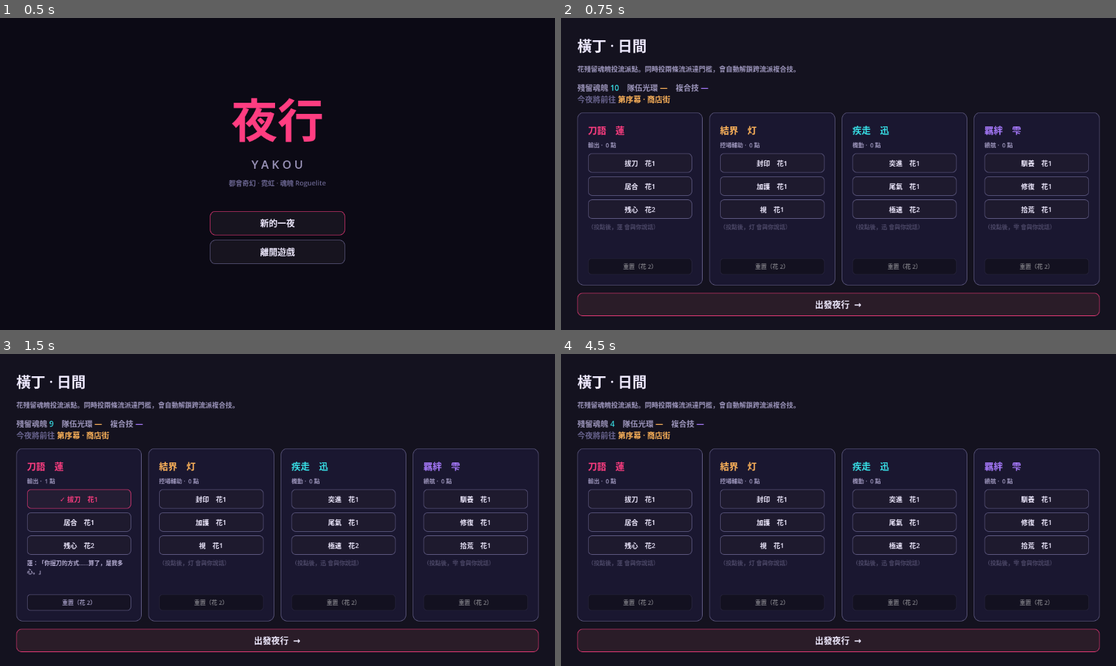
Above: before the commit, frames 1-4 (two rows, left to right).
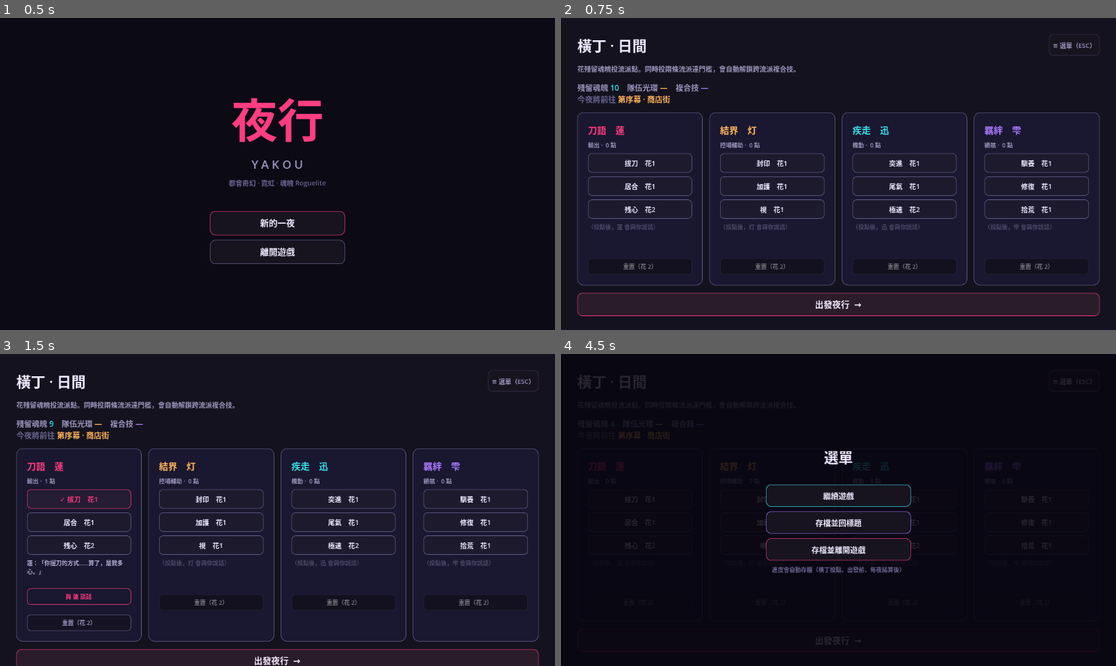
Above: after the commit, the same moments.

Repository: Tony9042/yakou_game
Game: Godot game, scene res://title.tscn
The game is run twice, just before and just after one commit, with the same random seed, the same clock (stepped at 60 frames per second) and the same inputs.
Inputs (mouse positions are in pixels of both pictures, inside the frame that each line leads up to):
- Up to frame 1 (0.5 s): no input
- Up to frame 2 (0.75 s): click "新的一夜" at 0.5 s
- Up to frame 3 (1.5 s): click "拔刀 花1" at 1.25 s
- Up to frame 4 (4.5 s): click "居合 花1" at 2 s; click "残心 花2" at 2.75 s; click "重置（花 2）" at 3.5 s; click (1071, 382) at 4.25 s, where only the run after the commit has a clickable "≡ 選單（ESC）"

Frame 1 is identical in both runs. In frame 2, 0.1% of the frame differs, in the area x 87-97%, y 5-13%; in frame 3, 2.2%; in frame 4, 52%, in the area x 2-98%, y 6-96%.

Commit message:
對話演出可跳過，新增系統選單（可暫停戰鬥）
對話演出：
- ESC 整段跳過、對話框加「跳過」按鈕
- 同一幕進場只演一次（seen_acts 記錄並存檔），死亡重跑不重播

系統選單 system_menu.gd/.tscn：
- ESC 或右上「≡ 選單」開啟，PROCESS_MODE_ALWAYS + tree.paused 暫停整棵樹，
  戰鬥中亦可安全叫出
- 繼續／存檔回標題／存檔離開；夜行中（非戰鬥）另有「放棄今夜」＝視為戰死
- 橫丁與夜行標題列加入選單按鈕

實機驗證：三處 ESC、戰鬥暫停、放棄今夜、存檔回標題/離開皆正常。

Co-Authored-By: Claude Opus 4.8 <noreply@anthropic.com>

Diff:
--- /dev/null
+++ b/dialogue.gd
@@ -0,0 +1,237 @@
+extends Control
+## 對話演出 —— 左右立繪位置＋逐字顯示＋點擊推進。
+## 用於導師對話（§5.5）、幕次進場與守夜人揭示（§5.2 / §5.4）。
+##
+## 用法：
+##   var d = load("res://dialogue.tscn").instantiate()
+##   add_child(d)
+##   d.finished.connect(_on_done)
+##   d.play([{ "name": "雫", "kanji": "雫", "color": Color("a97bff"),
+##             "side": "left", "text": "……" }])
+## name 留空 = 旁白模式（無立繪，文字置中）。
+
+signal finished
+
+const INK := Color("efeaff")
+const MUTED := Color("9c95bb")
+const FAINT := Color("6a6590")
+const CHARS_PER_SEC := 46.0
+
+var _lines: Array = []
+var _idx := -1
+var _typed := 0.0
+var _typing := false
+
+var _backdrop: ColorRect
+var _portrait: PanelContainer
+var _kanji: Label
+var _name: Label
+var _text: RichTextLabel
+var _hint: Label
+var _box: PanelContainer
+var _row: HBoxContainer
+var _spacer_l: Control
+var _spacer_r: Control
+
+
+func _ready() -> void:
+	set_anchors_preset(Control.PRESET_FULL_RECT)
+	mouse_filter = Control.MOUSE_FILTER_STOP
+	_build()
+	set_process(false)
+
+
+func _build() -> void:
+	_backdrop = ColorRect.new()
+	_backdrop.color = Color(0.03, 0.02, 0.06, 0.82)
+	_backdrop.set_anchors_preset(Control.PRESET_FULL_RECT)
+	_backdrop.mouse_filter = Control.MOUSE_FILTER_IGNORE
+	add_child(_backdrop)
+
+	var margin := MarginContainer.new()
+	margin.set_anchors_preset(Control.PRESET_FULL_RECT)
+	for s in ["left", "right", "top", "bottom"]:
+		margin.add_theme_constant_override("margin_" + s, 40)
+	margin.mouse_filter = Control.MOUSE_FILTER_IGNORE
+	add_child(margin)
+
+	var col := VBoxContainer.new()
+	col.add_theme_constant_override("separation", 14)
+	col.mouse_filter = Control.MOUSE_FILTER_IGNORE
+	margin.add_child(col)
+
+	# 立繪列：用左右兩個彈性空白決定立繪靠左或靠右
+	_row = HBoxContainer.new()
+	_row.size_flags_vertical = Control.SIZE_EXPAND_FILL
+	_row.alignment = BoxContainer.ALIGNMENT_BEGIN
+	_row.mouse_filter = Control.MOUSE_FILTER_IGNORE
+	col.add_child(_row)
+
+	_spacer_l = Control.new()
+	_spacer_l.mouse_filter = Control.MOUSE_FILTER_IGNORE
+	_row.add_child(_spacer_l)
+
+	_portrait = PanelContainer.new()
+	_portrait.custom_minimum_size = Vector2(210, 260)
+	_portrait.size_flags_vertical = Control.SIZE_SHRINK_END
+	_row.add_child(_portrait)
+	var pv := VBoxContainer.new()
+	pv.alignment = BoxContainer.ALIGNMENT_CENTER
+	_portrait.add_child(pv)
+	_kanji = Label.new()
+	_kanji.horizontal_alignment = HORIZONTAL_ALIGNMENT_CENTER
+	_kanji.add_theme_font_size_override("font_size", 104)
+	pv.add_child(_kanji)
+
+	_spacer_r = Control.new()
+	_spacer_r.mouse_filter = Control.MOUSE_FILTER_IGNORE
+	_row.add_child(_spacer_r)
+
+	# 對話框
+	_box = PanelContainer.new()
+	col.add_child(_box)
+	var bm := MarginContainer.new()
+	for s in ["left", "right", "top", "bottom"]:
+		bm.add_theme_constant_override("margin_" + s, 22)
+	_box.add_child(bm)
+	var bv := VBoxContainer.new()
+	bv.add_theme_constant_override("separation", 8)
+	bm.add_child(bv)
+
+	_name = Label.new()
+	_name.add_theme_font_size_override("font_size", 19)
+	bv.add_child(_name)
+
+	_text = RichTextLabel.new()
+	_text.bbcode_enabled = true
+	_text.fit_content = false
+	_text.scroll_active = false
+	_text.custom_minimum_size = Vector2(0, 96)
+	_text.add_theme_font_size_override("normal_font_size", 17)
+	_text.add_theme_color_override("default_color", INK)
+	bv.add_child(_text)
+
+	var foot := HBoxContainer.new()
+	bv.add_child(foot)
+
+	_hint = Label.new()
+	_hint.text = "點擊或按空白鍵繼續 ▾"
+	_hint.add_theme_font_size_override("font_size", 12)
+	_hint.add_theme_color_override("font_color", FAINT)
+	_hint.size_flags_horizontal = Control.SIZE_EXPAND_FILL
+	foot.add_child(_hint)
+
+	var skip := Button.new()
+	skip.text = "跳過（ESC）"
+	skip.add_theme_font_size_override("font_size", 12)
+	skip.add_theme_color_override("font_color", MUTED)
+	skip.add_theme_stylebox_override("normal", _sb(Color("1a1730"), Color("3a3352"), 1, 6))
+	skip.add_theme_stylebox_override("hover", _sb(Color("241f3c"), MUTED, 1, 6))
+	skip.pressed.connect(_close)
+	foot.add_child(skip)
+
+
+func play(lines: Array) -> void:
+	_lines = lines
+	_idx = -1
+	if _lines.is_empty():
+		_close()
+		return
+	_next()
+
+
+# ============================================================
+func _next() -> void:
+	_idx += 1
+	if _idx >= _lines.size():
+		_close()
+		return
+	var l: Dictionary = _lines[_idx]
+	var speaker: String = l.get("name", "")
+	var accent: Color = l.get("color", Color("ff3d81"))
+
+	if speaker == "":
+		# 旁白：不顯示立繪
+		_portrait.visible = false
+		_name.text = ""
+		_name.visible = false
+	else:
+		_portrait.visible = true
+		_name.visible = true
+		_name.text = speaker
+		_name.add_theme_color_override("font_color", accent)
+		_kanji.text = l.get("kanji", speaker.substr(0, 1))
+		_kanji.add_theme_color_override("font_color", accent)
+		_portrait.add_theme_stylebox_override("panel",
+			_sb(Color(accent.r * 0.18, accent.g * 0.16, accent.b * 0.22, 0.95), accent, 2, 14))
+		# 左右站位
+		var on_left: bool = String(l.get("side", "left")) == "left"
+		_spacer_l.size_flags_horizontal = 0 if on_left else Control.SIZE_EXPAND_FILL
+		_spacer_r.size_flags_horizontal = Control.SIZE_EXPAND_FILL if on_left else 0
+
+	_box.add_theme_stylebox_override("panel",
+		_sb(Color("14111f"), accent if speaker != "" else Color("3a3352"), 2, 14))
+
+	_text.text = "[color=#%s]%s[/color]" % [
+		INK.to_html(false) if speaker != "" else "c9c1e6", l.get("text", "")
+	]
+	_text.visible_characters = 0
+	_typed = 0.0
+	_typing = true
+	_hint.visible = false
+	set_process(true)
+
+
+func _process(delta: float) -> void:
+	if not _typing:
+		return
+	_typed += delta * CHARS_PER_SEC
+	_text.visible_characters = int(_typed)
+	if _text.visible_ratio >= 1.0:
+		_finish_typing()
+
+
+func _finish_typing() -> void:
+	_typing = false
+	_text.visible_characters = -1
+	_hint.visible = true
+	set_process(false)
+
+
+func _advance() -> void:
+	if _typing:
+		_finish_typing()       # 第一次點擊：立刻顯示完整句子
+	else:
+		_next()
+
+
+func _gui_input(event: InputEvent) -> void:
+	if event is InputEventMouseButton and event.pressed and event.button_index == MOUSE_BUTTON_LEFT:
+		_advance()
+		accept_event()
+
+
+func _unhandled_input(event: InputEvent) -> void:
+	if event is InputEventKey and event.pressed and not event.echo:
+		if event.keycode == KEY_ESCAPE:
+			_close()                       # ESC：整段跳過
+			get_viewport().set_input_as_handled()
+		elif event.keycode == KEY_SPACE or event.keycode == KEY_ENTER:
+			_advance()
+			get_viewport().set_input_as_handled()
+
+
+func _close() -> void:
+	set_process(false)
+	finished.emit()
+	queue_free()
+
+
+func _sb(bg: Color, border: Color, width: int, radius: int) -> StyleBoxFlat:
+	var s := StyleBoxFlat.new()
+	s.bg_color = bg
+	s.border_color = border
+	s.set_border_width_all(width)
+	s.set_corner_radius_all(radius)
+	s.set_content_margin_all(8)
+	return s
--- /dev/null
+++ b/dialogue.tscn
@@ -0,0 +1,10 @@
+[gd_scene load_steps=2 format=3]
+
+[ext_resource type="Script" path="res://dialogue.gd" id="1_dlg"]
+
+[node name="Dialogue" type="Control"]
+layout_mode = 3
+anchors_preset = 15
+anchor_right = 1.0
+anchor_bottom = 1.0
+script = ExtResource("1_dlg")
--- a/hall.gd
+++ b/hall.gd
@@ -55,11 +55,24 @@
 	col.add_theme_constant_override("separation", 16)
 	margin.add_child(col)
 
+	var head := HBoxContainer.new()
+	col.add_child(head)
+
 	var title := Label.new()
 	title.text = "橫丁 · 日間"
 	title.add_theme_font_size_override("font_size", 30)
 	title.add_theme_color_override("font_color", INK)
-	col.add_child(title)
+	title.size_flags_horizontal = Control.SIZE_EXPAND_FILL
+	head.add_child(title)
+
+	var menu_btn := Button.new()
+	menu_btn.text = "≡ 選單（ESC）"
+	menu_btn.add_theme_font_size_override("font_size", 13)
+	menu_btn.add_theme_color_override("font_color", MUTED)
+	menu_btn.add_theme_stylebox_override("normal", _box(Color("17141f"), Color("3a3352"), 1, 8))
+	menu_btn.add_theme_stylebox_override("hover", _box(Color("221c30"), MUTED, 1, 8))
+	menu_btn.pressed.connect(_open_menu)
+	head.add_child(menu_btn)
 
 	var sub := Label.new()
 	sub.text = "花殘留魂魄投流派點。同時投兩條流派達門檻，會自動解鎖跨流派複合技。"
@@ -166,6 +179,16 @@
 	else:
 		quote.text = "[color=#b9b1d6]%s[/color]" % line
 	v.add_child(quote)
+
+	if StorySystem.mentor_tier(sid) > 0:
+		var talk := Button.new()
+		talk.text = "與 %s 談話" % meta.mentor
+		talk.add_theme_font_size_override("font_size", 12)
+		talk.add_theme_color_override("font_color", accent)
+		talk.add_theme_stylebox_override("normal", _box(Color("1a1730"), accent, 1, 7))
+		talk.add_theme_stylebox_override("hover", _box(Color("241f3c"), accent, 2, 7))
+		talk.pressed.connect(_on_talk.bind(sid))
+		v.add_child(talk)
 
 	# 重置
 	var sp := Control.new()
@@ -226,6 +249,27 @@
 	_refresh()
 
 
+func _unhandled_input(event: InputEvent) -> void:
+	if event is InputEventKey and event.pressed and not event.echo and event.keycode == KEY_ESCAPE:
+		_open_menu()
+		get_viewport().set_input_as_handled()
+
+
+func _open_menu() -> void:
+	if get_tree().paused:
+		return
+	add_child(load("res://system_menu.tscn").instantiate())
+
+
+func _on_talk(sid: String) -> void:
+	var lines: Array = StorySystem.mentor_dialogue(sid)
+	if lines.is_empty():
+		return
+	var d: Control = load("res://dialogue.tscn").instantiate()
+	add_child(d)
+	d.play(lines)
+
+
 func _go_night() -> void:
 	SaveSystem.save_game()
 	get_tree().change_scene_to_file("res://night_map.tscn")
--- a/night_map.gd
+++ b/night_map.gd
@@ -55,6 +55,38 @@
 	_refresh_nodes()
 	_refresh_status()
 	_set_actions([["出發夜行", _advance, ROSE]])
+	if StorySystem.consume_act_intro():               # 同一幕只演一次（死亡重跑不重播）
+		_play_dialogue(StorySystem.narration(a.intro))
+
+
+func _unhandled_input(event: InputEvent) -> void:
+	if event is InputEventKey and event.pressed and not event.echo and event.keycode == KEY_ESCAPE:
+		_open_menu()
+		get_viewport().set_input_as_handled()
+
+
+func _open_menu() -> void:
+	if get_tree().paused:
+		return
+	var m: Control = load("res://system_menu.tscn").instantiate()
+	# 夜行中多一個放棄選項；戰鬥中不提供，避免中途脫離戰鬥的怪狀態
+	if RunManager.run_active and _combat == null:
+		m.extra = [{"text": "放棄今夜（視為戰死）", "color": ROSE, "cb": _abandon_night}]
+	add_child(m)
+
+
+func _abandon_night() -> void:
+	_log("\n[color=#ff6b6b]你選擇提前退出這一夜。[/color]")
+	RunManager.end_run(false)
+
+
+## 以對話演出播放一段內容；播完自動移除。
+func _play_dialogue(lines: Array) -> void:
+	if lines.is_empty():
+		return
+	var d: Control = load("res://dialogue.tscn").instantiate()
+	add_child(d)
+	d.play(lines)
 
 
 func _advance() -> void:
@@ -191,16 +223,24 @@
 
 	if success:
 		var was_final := StorySystem.is_final_act()
-		_log("\n[color=#c9c1e6]%s[/color]" % StorySystem.current_act().outro)
+		var outro: String = StorySystem.current_act().outro
+		_log("\n[color=#c9c1e6]%s[/color]" % outro)
 		var reveal := StorySystem.advance_act()      # 推進幕次，回傳本次揭示
+
+		# 收場與揭示以對話演出呈現，日誌同步保留一份可回顧
+		var scene_lines: Array = StorySystem.narration(outro)
 		if reveal != "":
 			_log("\n[color=#ffb45a]%s[/color]" % reveal)
+			scene_lines.append_array(StorySystem.narration(reveal))
 		if was_final:
 			var e := StorySystem.ending()
 			_log("\n[color=#38e1e8]— 結局：%s —[/color]" % e.name)
 			_log("[color=#c9c1e6]%s[/color]" % e.text)
+			scene_lines.append({"name": "", "text": "— 結局：%s —" % e.name})
+			scene_lines.append_array(StorySystem.narration(e.text))
 		else:
 			_log("\n[color=#6a6590]下一夜：%s[/color]" % StorySystem.act_title())
+		_play_dialogue(scene_lines)
 	else:
 		_log("[color=#6a6590]這一夜沒能走完，街區的拆除仍在繼續。[/color]")
 
@@ -234,11 +274,24 @@
 	margin.add_child(col)
 
 	# 標題
+	var head := HBoxContainer.new()
+	col.add_child(head)
+
 	var title := Label.new()
 	title.text = "夜行 · 今夜路線"
 	title.add_theme_font_size_override("font_size", 30)
 	title.add_theme_color_override("font_color", INK)
-	col.add_child(title)
+	title.size_flags_horizontal = Control.SIZE_EXPAND_FILL
+	head.add_child(title)
+
+	var menu_btn := Button.new()
+	menu_btn.text = "≡ 選單（ESC）"
+	menu_btn.add_theme_font_size_override("font_size", 13)
+	menu_btn.add_theme_color_override("font_color", MUTED)
+	menu_btn.add_theme_stylebox_override("normal", _box(Color("17141f"), Color("3a3352"), 1, 8))
+	menu_btn.add_theme_stylebox_override("hover", _box(Color("221c30"), MUTED, 1, 8))
+	menu_btn.pressed.connect(_open_menu)
+	head.add_child(menu_btn)
 
 	# 狀態列
 	_status = _make_rich(15)
--- /dev/null
+++ b/system_menu.gd
@@ -0,0 +1,125 @@
+extends Control
+## 系統選單（暫停）。開啟時暫停整棵樹，因此戰鬥中也能安全叫出。
+##
+## 用法：
+##   var m = load("res://system_menu.tscn").instantiate()
+##   m.extra = [{"text": "放棄今夜", "color": Color("ff3d81"), "cb": _on_abandon}]
+##   add_child(m)
+
+signal closed
+
+const INK := Color("efeaff")
+const MUTED := Color("9c95bb")
+const FAINT := Color("6a6590")
+const ROSE := Color("ff3d81")
+const CYAN := Color("38e1e8")
+const VIOLET := Color("a97bff")
+
+## 額外選項：[{text, color, cb}]，由呼叫端依情境提供（例如夜行中的「放棄今夜」）。
+var extra: Array = []
+
+
+func _ready() -> void:
+	process_mode = Node.PROCESS_MODE_ALWAYS      # 暫停中仍要能操作
+	set_anchors_preset(Control.PRESET_FULL_RECT)
+	mouse_filter = Control.MOUSE_FILTER_STOP
+	_build()
+	get_tree().paused = true
+
+
+func _build() -> void:
+	var bd := ColorRect.new()
+	bd.color = Color(0.03, 0.02, 0.06, 0.86)
+	bd.set_anchors_preset(Control.PRESET_FULL_RECT)
+	bd.mouse_filter = Control.MOUSE_FILTER_IGNORE
+	add_child(bd)
+
+	var center := CenterContainer.new()
+	center.set_anchors_preset(Control.PRESET_FULL_RECT)
+	center.mouse_filter = Control.MOUSE_FILTER_IGNORE
+	add_child(center)
+
+	var v := VBoxContainer.new()
+	v.alignment = BoxContainer.ALIGNMENT_CENTER
+	v.add_theme_constant_override("separation", 10)
+	center.add_child(v)
+
+	var title := Label.new()
+	title.text = "選單"
+	title.horizontal_alignment = HORIZONTAL_ALIGNMENT_CENTER
+	title.add_theme_font_size_override("font_size", 30)
+	title.add_theme_color_override("font_color", INK)
+	v.add_child(title)
+
+	var gap := Control.new()
+	gap.custom_minimum_size = Vector2(0, 16)
+	v.add_child(gap)
+
+	v.add_child(_btn("繼續遊戲", CYAN, _resume))
+	for e in extra:
+		v.add_child(_btn(e.text, e.get("color", VIOLET), _run_extra.bind(e.cb)))
+	v.add_child(_btn("存檔並回標題", VIOLET, _to_title))
+	v.add_child(_btn("存檔並離開遊戲", ROSE, _save_quit))
+
+	var note := Label.new()
+	note.text = "進度會自動存檔（橫丁投點、出發前、每夜結算後）"
+	note.horizontal_alignment = HORIZONTAL_ALIGNMENT_CENTER
+	note.add_theme_font_size_override("font_size", 12)
+	note.add_theme_color_override("font_color", FAINT)
+	v.add_child(note)
+
+
+func _btn(text: String, accent: Color, cb: Callable) -> Button:
+	var b := Button.new()
+	b.text = text
+	b.custom_minimum_size = Vector2(300, 46)
+	b.add_theme_font_size_override("font_size", 16)
+	b.add_theme_color_override("font_color", INK)
+	b.add_theme_color_override("font_hover_color", accent)
+	b.add_theme_stylebox_override("normal", _sb(Color("17141f"), accent, 1, 9))
+	b.add_theme_stylebox_override("hover", _sb(Color("221c30"), accent, 2, 9))
+	b.add_theme_stylebox_override("pressed", _sb(Color("120f1a"), accent, 2, 9))
+	b.pressed.connect(cb)
+	return b
+
+
+func _unhandled_input(event: InputEvent) -> void:
+	if event is InputEventKey and event.pressed and not event.echo and event.keycode == KEY_ESCAPE:
+		_resume()
+		get_viewport().set_input_as_handled()
+
+
+func _resume() -> void:
+	get_tree().paused = false
+	closed.emit()
+	queue_free()
+
+
+## 執行呼叫端提供的動作前，先解除暫停並關閉選單。
+func _run_extra(cb: Callable) -> void:
+	get_tree().paused = false
+	closed.emit()
+	queue_free()
+	cb.call()
+
+
+func _to_title() -> void:
+	SaveSystem.save_game()
+	get_tree().paused = false
+	get_tree().change_scene_to_file("res://title.tscn")
+
+
+func _save_quit() -> void:
+	SaveSystem.save_game()
+	get_tree().paused = false
+	get_tree().quit()
+
+
+func _sb(bg: Color, border: Color, width: int, radius: int) -> StyleBoxFlat:
+	var s := StyleBoxFlat.new()
+	s.bg_color = bg
+	s.border_color = border
+	s.set_border_width_all(width)
+	s.set_corner_radius_all(radius)
+	s.set_content_margin_all(8)
+	return s
--- /dev/null
+++ b/system_menu.tscn
@@ -0,0 +1,10 @@
+[gd_scene load_steps=2 format=3]
+
+[ext_resource type="Script" path="res://system_menu.gd" id="1_menu"]
+
+[node name="SystemMenu" type="Control"]
+layout_mode = 3
+anchors_preset = 15
+anchor_right = 1.0
+anchor_bottom = 1.0
+script = ExtResource("1_menu")
--- a/systems/save_system.gd
+++ b/systems/save_system.gd
@@ -25,6 +25,7 @@
 		"story": {
 			"act": StorySystem.act,
 			"seen_sightings": StorySystem.seen_sightings,
+			"seen_acts": StorySystem.seen_acts,
 			"contained_total": StorySystem.contained_total,
 			"suppressed_total": StorySystem.suppressed_total,
 			"finished": StorySystem.finished,
@@ -77,6 +78,11 @@
 			StorySystem.seen_sightings = []
 			for v in seen:
 				StorySystem.seen_sightings.append(int(v))
+		var acts: Variant = story.get("seen_acts", [])
+		if typeof(acts) == TYPE_ARRAY:
+			StorySystem.seen_acts = []
+			for v in acts:
+				StorySystem.seen_acts.append(int(v))
 	return true
 
 
--- a/systems/story_system.gd
+++ b/systems/story_system.gd
@@ -82,6 +82,7 @@
 
 var act := 0                      # 目前幕次（0..4）
 var seen_sightings: Array = []    # 已看過的目擊碎片索引
+var seen_acts: Array = []         # 已播過進場演出的幕次（死亡重跑不再重播）
 var contained_total := 0          # 收容累計（結局傾向，§5.6）
 var suppressed_total := 0         # 鎮壓累計
 var finished := false             # 是否已走完終幕
@@ -181,9 +182,58 @@
 	return MENTOR_LINES[school_id][tier - 1]
 
 
+## 導師的顯示資訊（給對話演出用）。
+const MENTOR_META := {
+	"blade":   {"name": "蓮", "color": "ff3d81", "side": "left"},
+	"ward":    {"name": "灯", "color": "ffb45a", "side": "right"},
+	"rider":   {"name": "迅", "color": "38e1e8", "side": "left"},
+	"support": {"name": "雫", "color": "a97bff", "side": "right"},
+}
+
+
+## 該流派目前已解鎖的全部導師台詞，轉成對話演出格式。
+func mentor_dialogue(school_id: String) -> Array:
+	var tier := mentor_tier(school_id)
+	var meta: Dictionary = MENTOR_META[school_id]
+	var out: Array = []
+	for i in tier:
+		var raw: String = MENTOR_LINES[school_id][i]
+		var body := raw
+		var sep := raw.find("：")
+		if sep >= 0:
+			body = raw.substr(sep + 1)
+		out.append({
+			"name": meta.name,
+			"kanji": meta.name,
+			"color": Color(meta.color),
+			"side": meta.side,
+			"text": body,
+		})
+	return out
+
+
+## 本幕的進場演出是否還沒播過；回傳 true 並標記為已播（死亡重跑就不再重複）。
+func consume_act_intro() -> bool:
+	if seen_acts.has(act):
+		return false
+	seen_acts.append(act)
+	return true
+
+
+## 旁白行（幕次進場／收場／揭示）。
+func narration(text: String) -> Array:
+	var out: Array = []
+	for para in text.split("\n"):
+		var s := String(para).strip_edges()
+		if s != "":
+			out.append({"name": "", "text": s})
+	return out
+
+
 func reset() -> void:
 	act = 0
 	seen_sightings = []
+	seen_acts = []
 	contained_total = 0
 	suppressed_total = 0
 	finished = false
Not shown, added: dialogue.gd.uid
Not shown, added: system_menu.gd.uid
